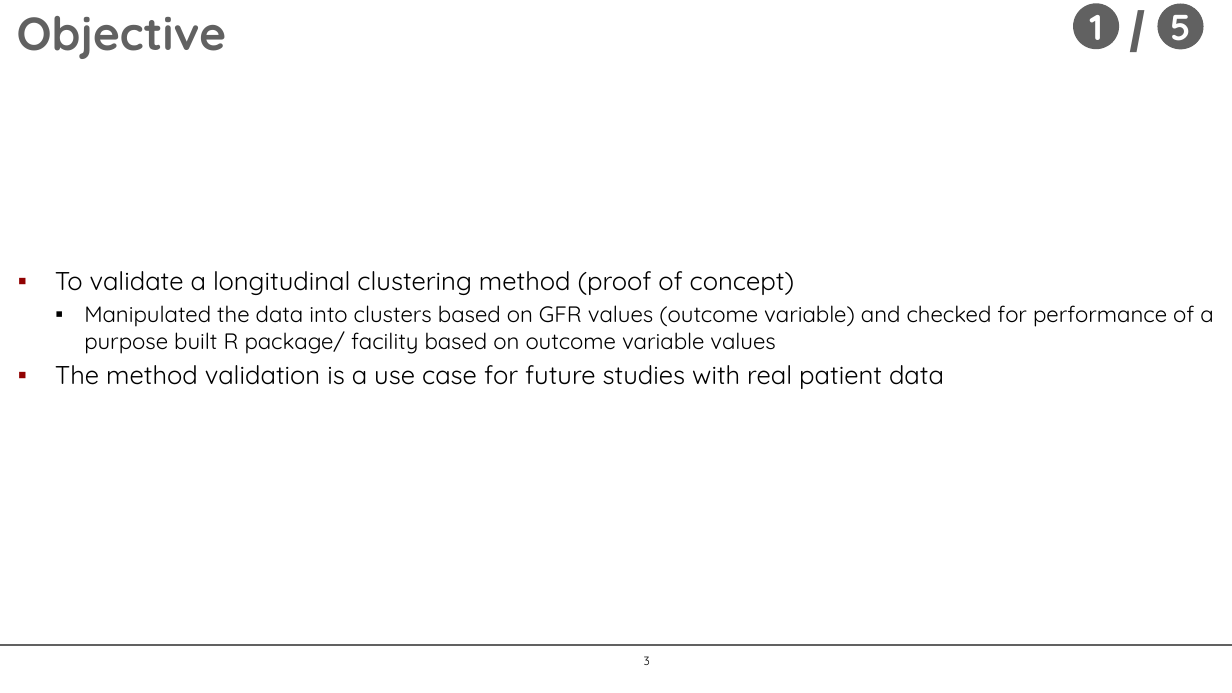
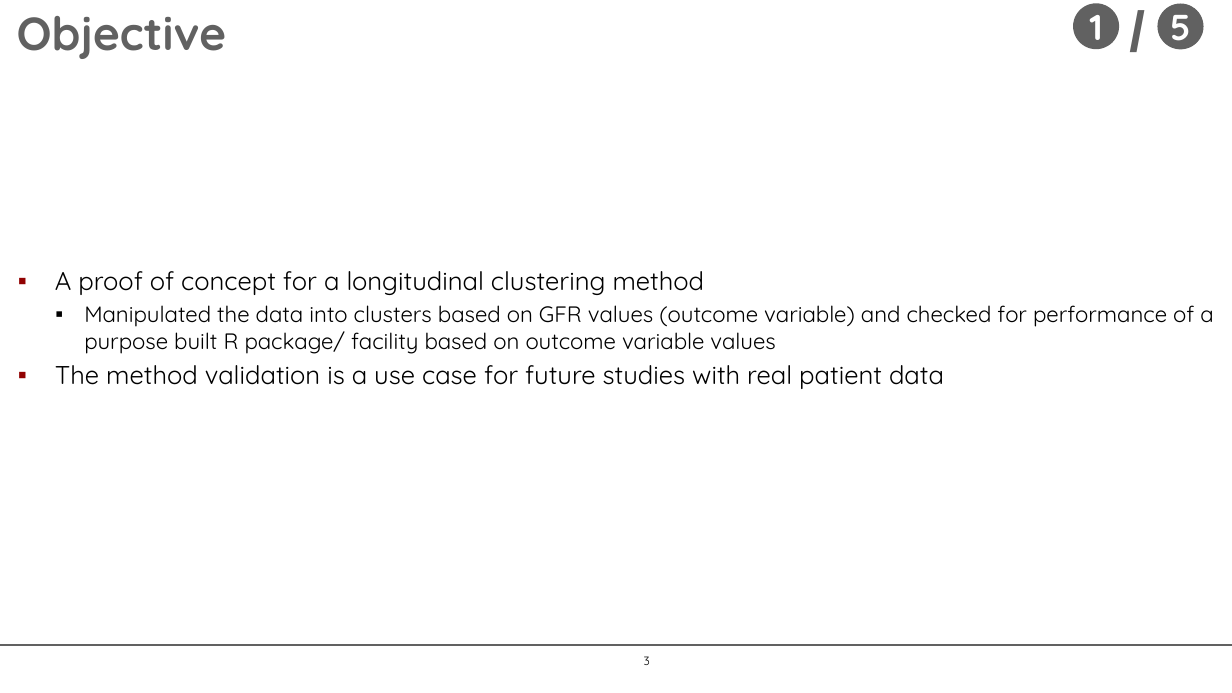
Before and after one commit to audreyyeoCH/AI_Kidneyproject, a slide deck: slide 3 of retreatJan8nccr/retreatposter.pptx. Drawn at 1232x693 pixels with LibreOffice and Linux fonts; fonts in the diff are those of the drawing; background and template pictures are left out. Boxes give left, top, right and bottom in pixels: in the first picture for what was removed or moved away, otherwise in the second. Text is boxed around its words. In the diff, an @@ line names an element or a change of style, - is before the commit and + after.

```diff
--- a/retreatJan8nccr/retreatposter.pptx
+++ b/retreatJan8nccr/retreatposter.pptx
@@ text at (x1=55, y1=271, x2=705, y2=295): text changed @@
-▪ To validate a longitudinal clustering method (proof of concept)
+▪ A proof of concept for a longitudinal clustering method
```
Also in this commit, not shown: 6 other slides changed, 1 slide added.
